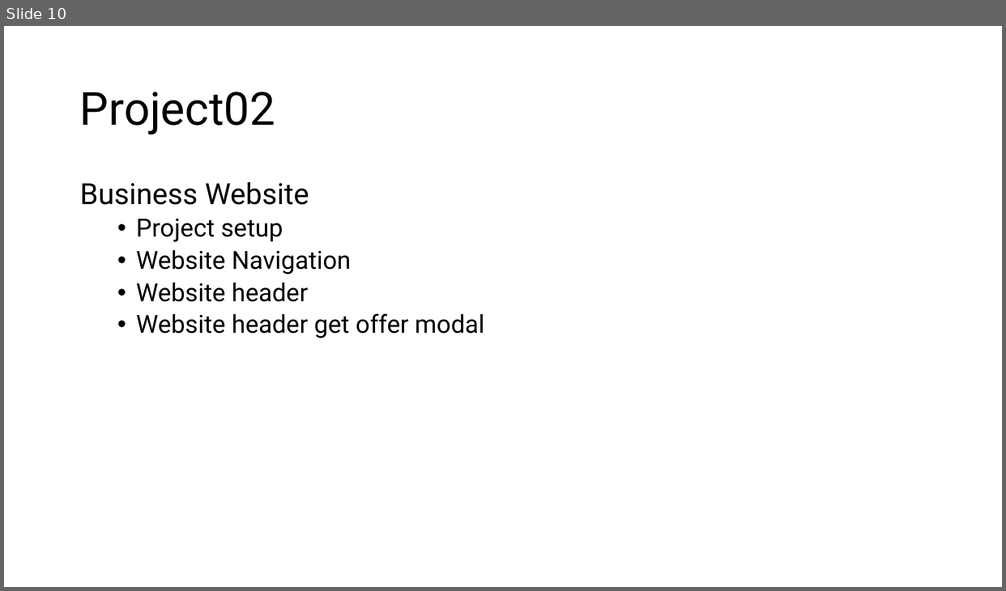
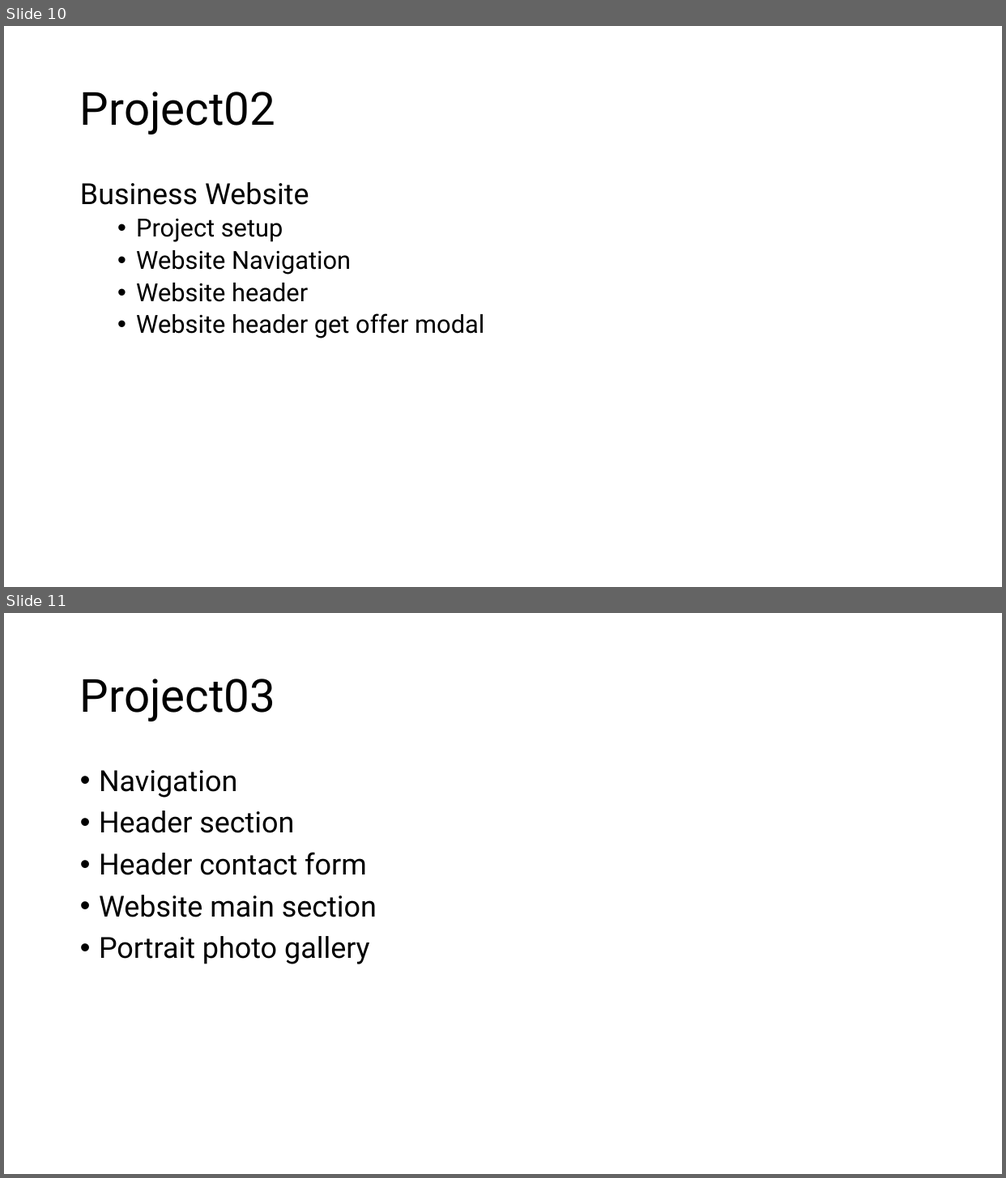
Before and after one commit to PiyushChaturvedii/Batch06, a slide deck: BootStrap/BootStrap.pptx. Shown one above the other, each under a label of ours: slide 10 before the commit, slides 10 and 11 after it. The pictures are 1006x591 and 1006x1178 pixels, drawn with LibreOffice and Linux fonts; fonts in the diff are those of the drawing. Boxes give left, top, right and bottom in pixels: in the first picture for what was removed or moved away, otherwise in the second. Text is boxed around its words. In the diff, an @@ line names an element or a change of style, - is before the commit and + after.

```diff
--- a/BootStrap/BootStrap.pptx
+++ b/BootStrap/BootStrap.pptx
@@ slide 11 added at bbox=[4, 613, 1002, 1174], background #FFFFFF @@
@@ title added at bbox=[80, 679, 275, 722], 44 pt, text #000000 @@
+Project03
@@ text added at bbox=[99, 770, 377, 965], 28 pt, text #000000 @@
+• Navigation
+• Header section
+• Header contact form
+• Website main section
+• Portrait photo gallery
```
Also in this commit, not shown: 26 other files.
